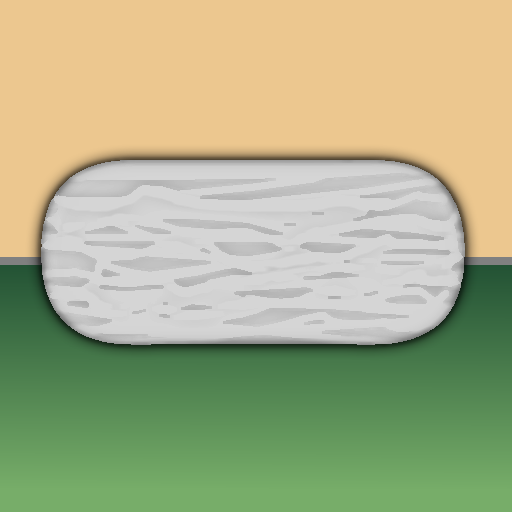
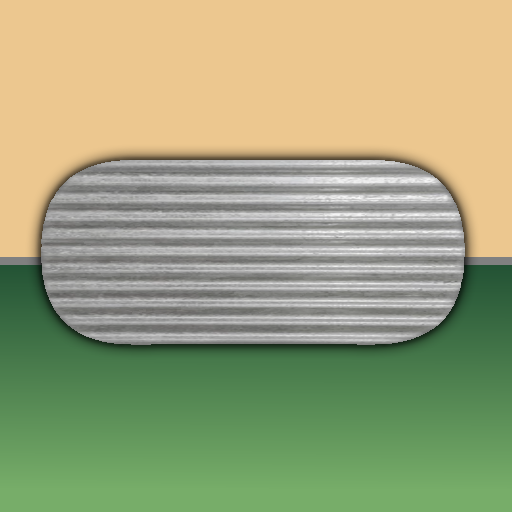
Before/after of a 512×512 layered artwork. What changed in the layer stack:
added layer "Paint Layer 5 (pasted)" (85%) above "Layer 4" over [41, 160, 465, 345]
